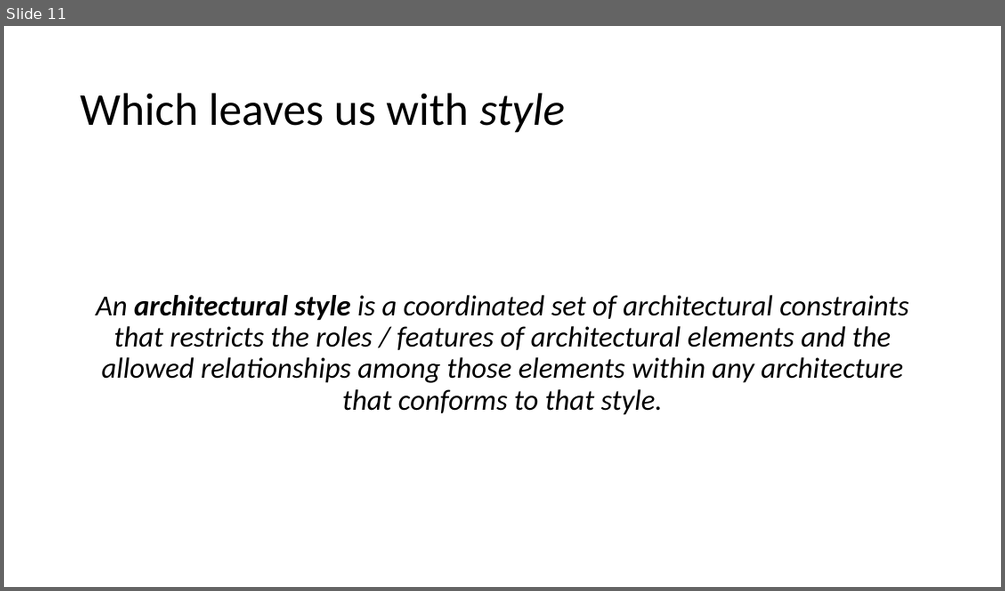
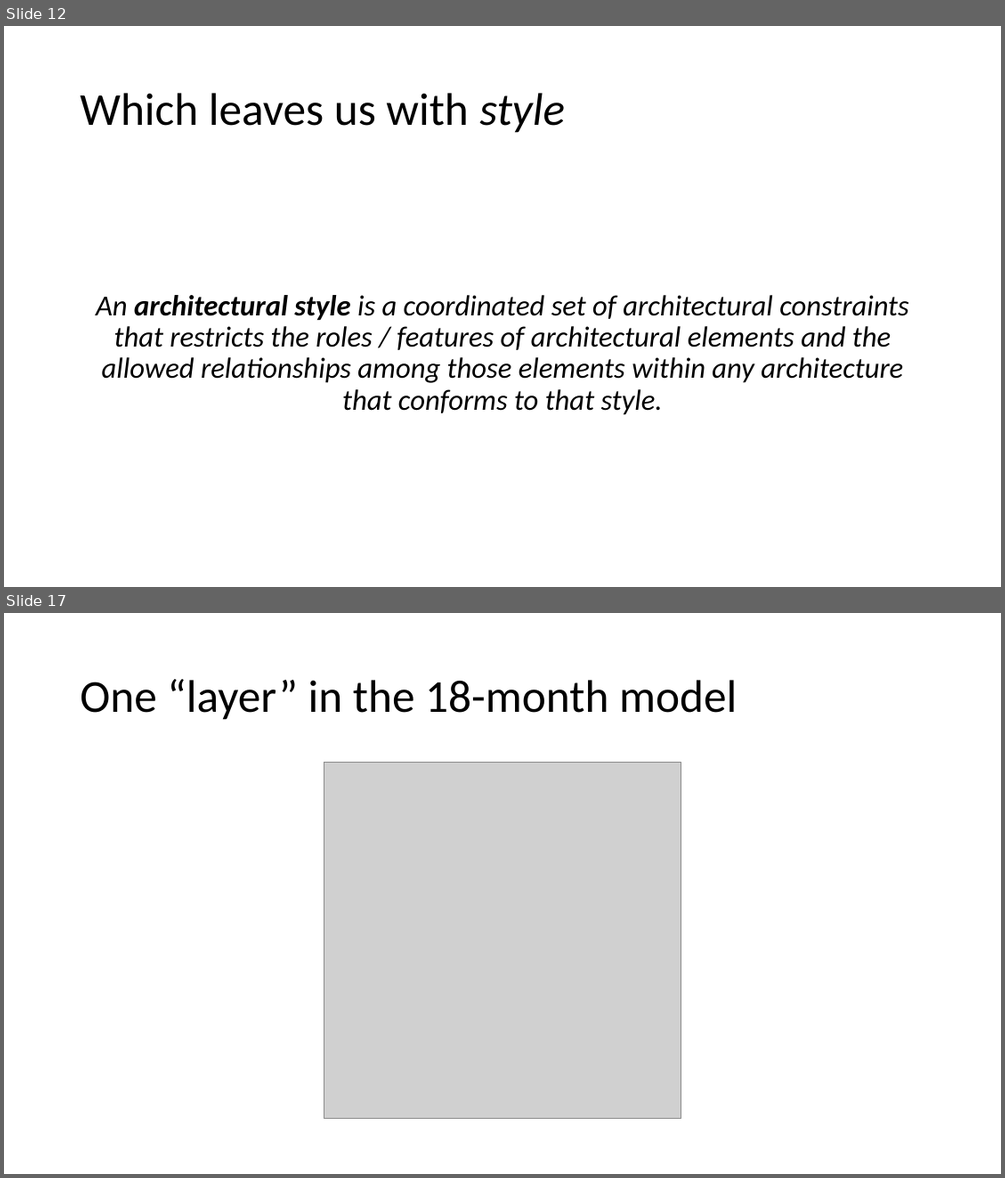
Before and after one commit to IrenaNiu/SU_CPSC_5200_20WQ, a slide deck: lectures/01 - Introduction.pptx. Shown one above the other, each under a label of ours: slide 11 before the commit, slides 12 and 17 after it; the slides between them are not shown. The pictures are 1005x591 and 1005x1178 pixels, drawn with LibreOffice and Linux fonts; fonts in the diff are those of the drawing; grey boxes stand for pictures. Boxes give left, top, right and bottom in pixels: in the first picture for what was removed or moved away, otherwise in the second. Text is boxed around its words. In the diff, an @@ line names an element or a change of style, - is before the commit and + after.

```diff
--- a/lectures/01 - Introduction.pptx
+++ b/lectures/01 - Introduction.pptx
@@ slide 17 added at box(4, 613, 1001, 1174), background #FFFFFF @@
@@ title added at box(80, 679, 736, 720), 44 pt, text #000000 @@
+One “layer” in the 18-month model
@@ picture added at box(324, 763, 680, 1119) @@
@@ what was slide 11 is now slide 12 @@
```
Also in this commit, not shown: 3 slides changed, 13 other slides added.
